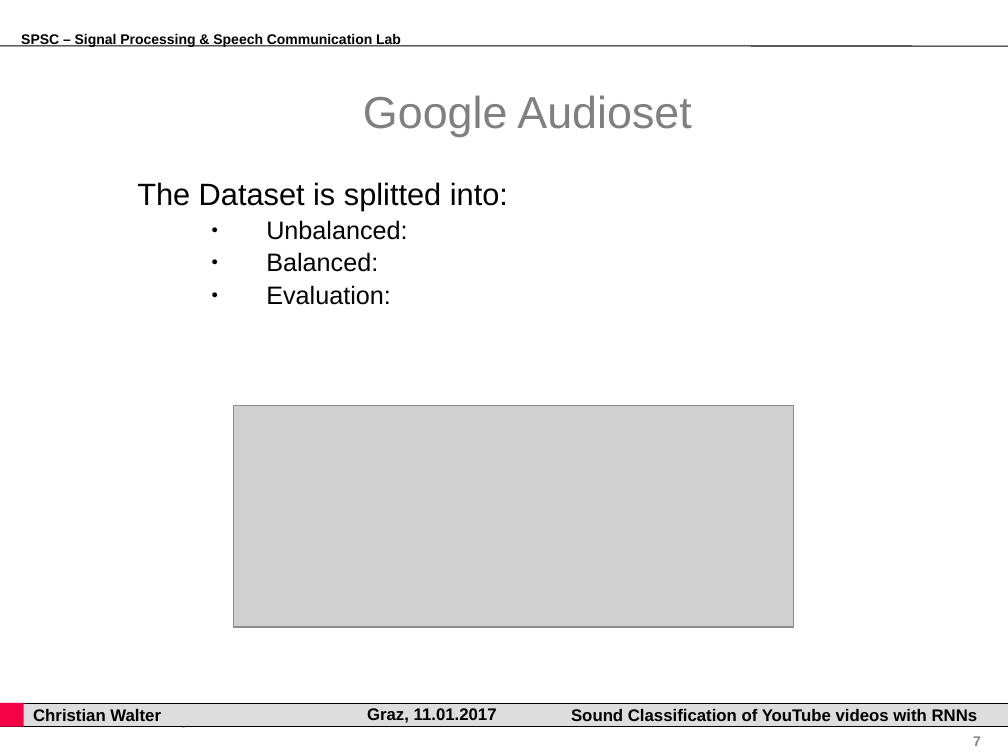
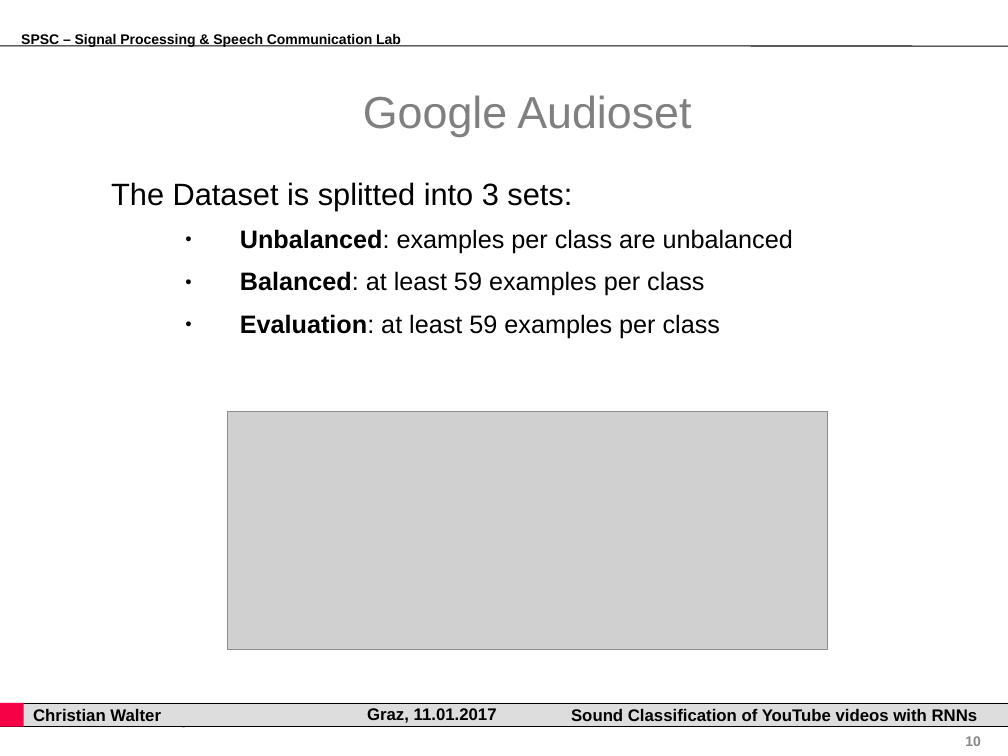
Before and after one commit to gartenschlaefer/present, a slide deck: slide 10 of bachelor_thesis/bachelor_thesis.ppt (slide 7 before the commit). Drawn at 1008x756 pixels with LibreOffice and Linux fonts; fonts in the diff are those of the drawing; grey boxes stand for pictures; background and template pictures are left out. Boxes give left, top, right and bottom in pixels: in the first picture for what was removed or moved away, otherwise in the second. Text is boxed around its words. In the diff, an @@ line names an element or a change of style, - is before the commit and + after.

```diff
--- a/bachelor_thesis/bachelor_thesis.ppt
+++ b/bachelor_thesis/bachelor_thesis.ppt
@@ text at (111,182,793,338): text changed @@
-The Dataset is splitted into:
-  ● Unbalanced:
-  ● Balanced:
-  ● Evaluation:
+The Dataset is splitted into 3 sets:
+  ● Unbalanced: examples per class are unbalanced
+  ● Balanced: at least 59 examples per class
+  ● Evaluation: at least 59 examples per class
@@ picture: place and size @@
-picture at (233,405,793,627)
+picture at (228,412,828,650)
@@ page number at (965,736,981,746): text changed @@
-7
+10
```
Also in this commit, not shown: 5 other slides changed, 6 slides added, 2 slides removed, 7 other files.
